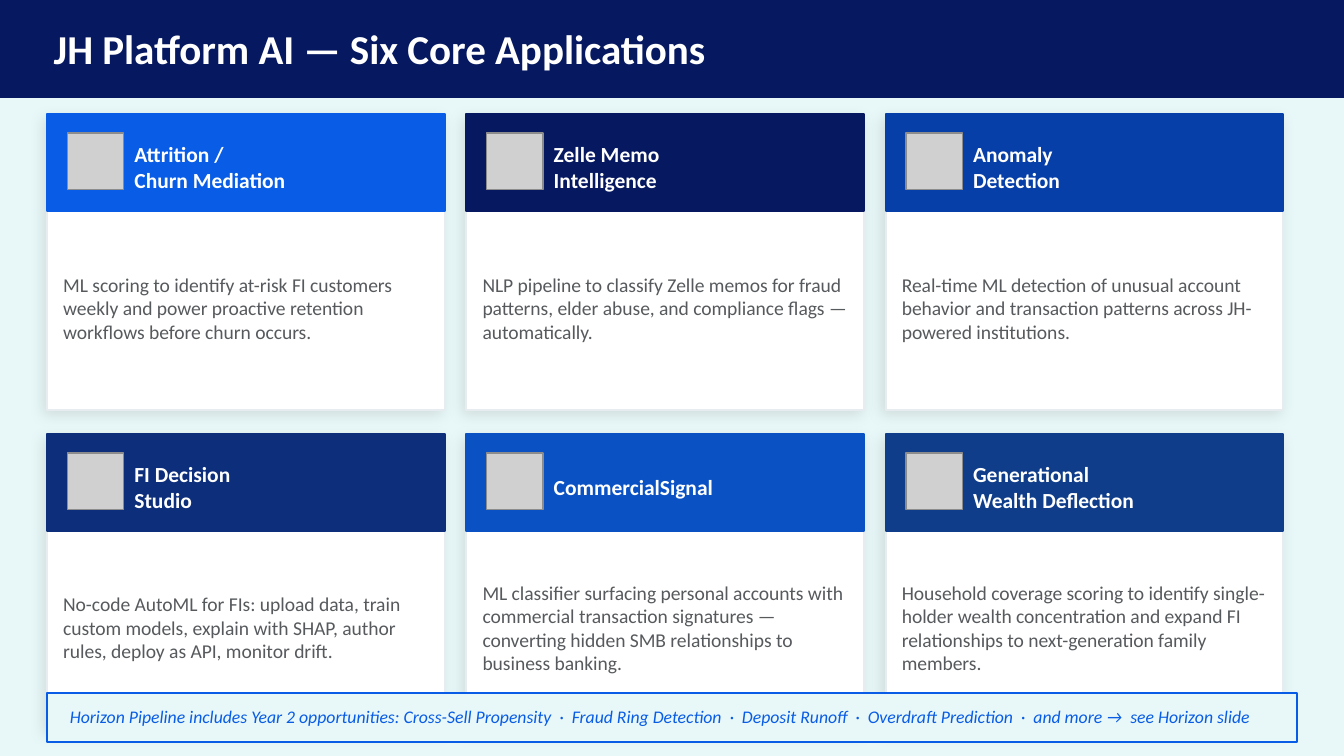
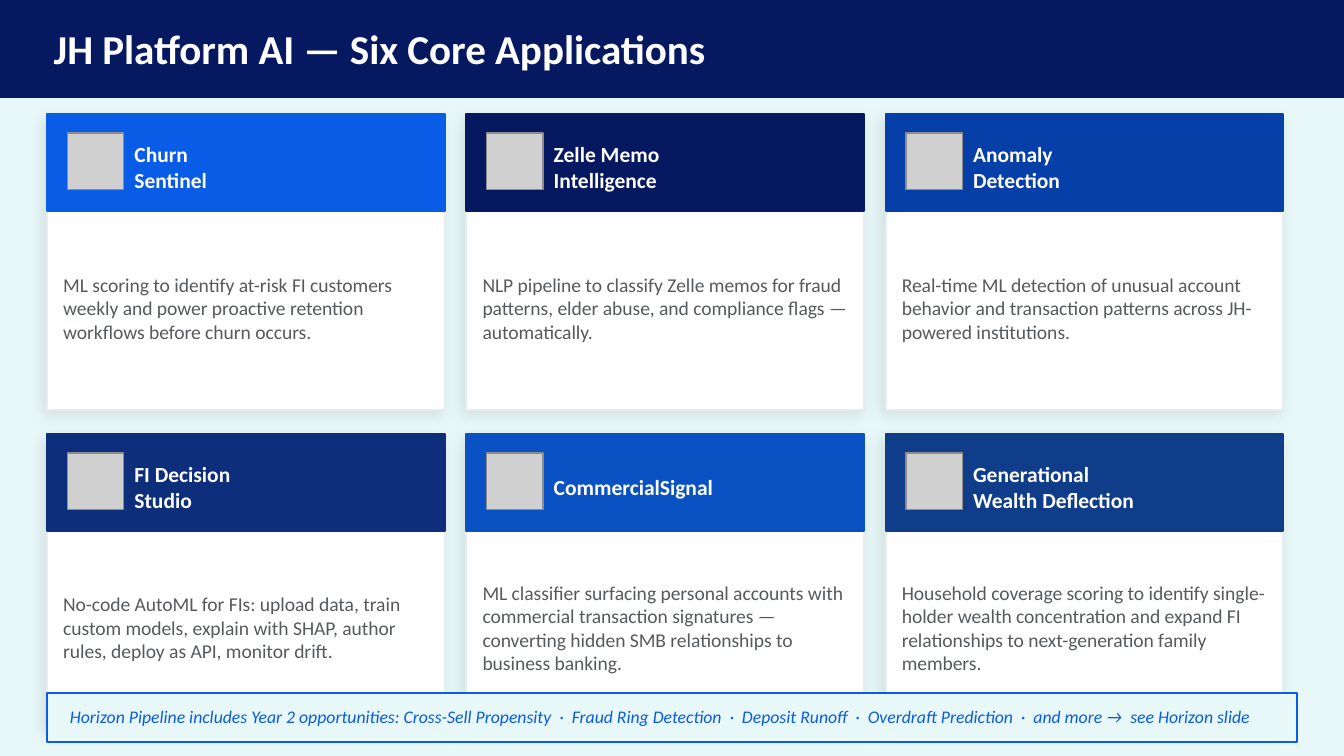
Before and after one commit to MonkeyWrenchGang/jhai_presentations, a slide deck: slide 5 of JH_DS_Strategy_JHBI.pptx. Drawn at 1344x756 pixels with LibreOffice and Linux fonts; fonts in the diff are those of the drawing; grey boxes stand for pictures. Boxes give left, top, right and bottom in pixels: in the first picture for what was removed or moved away, otherwise in the second. Text is boxed around its words. In the diff, an @@ line names an element or a change of style, - is before the commit and + after.

Commit message:
Rename to Churn Sentinel; add two-phase ACH-first signal story
- Renamed Attrition/Churn Mediation → Churn Sentinel throughout
- Detail slide rewritten: Phase 1 = ACH direct deposit monitoring,
  Phase 2 = core banking + Banno digital signal enrichment
- App Delivery Gantt: split into Churn Sentinel (Phase 1 ACH) and
  Churn Sentinel+ (Phase 2 Core+Digital) rows
- Phased Roadmap Phase 1 bullets: ACH pipeline ingestion + Sentinel launch
- Phased Roadmap Phase 2: Churn Sentinel+ chip added, bullets updated
- Next Steps: updated scoping item to ACH pipeline + DD monitoring spec
- Metric 3 updated to Q3 FY26 Phase 1 target

```diff
--- a/JH_DS_Strategy_JHBI.pptx
+++ b/JH_DS_Strategy_JHBI.pptx
@@ text at [134,147,206,188]: text changed @@
-Attrition /
-Churn Mediation
+Churn
+Sentinel
```
Also in this commit, not shown: 8 other slides changed, 1 other file.
